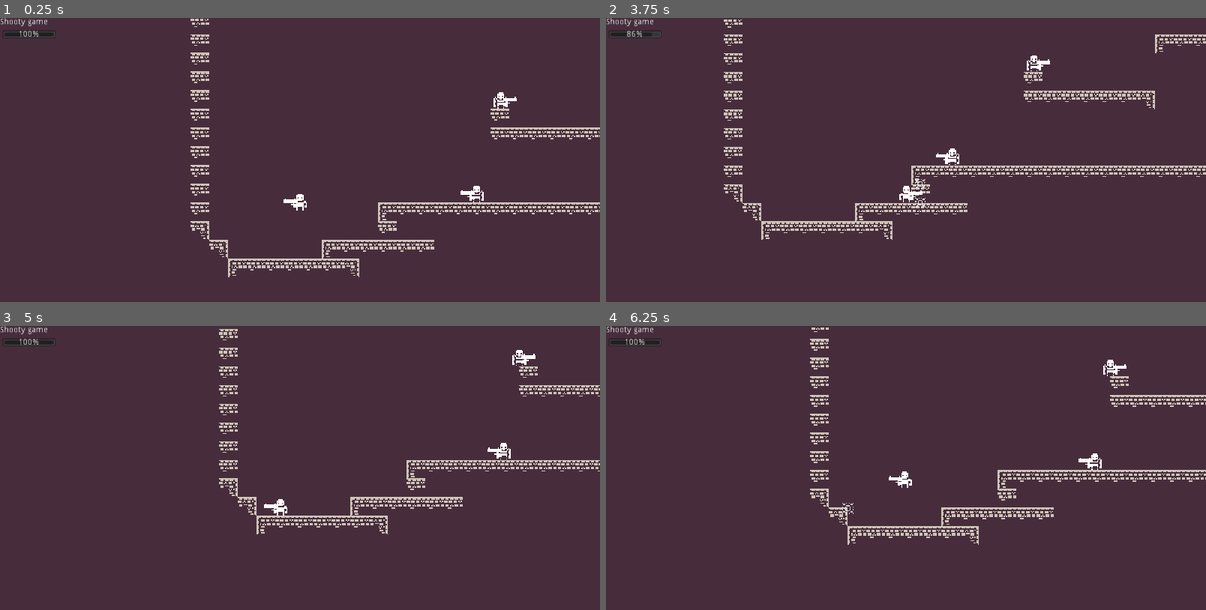
Above: before the commit, frames 1-4 (two rows, left to right).
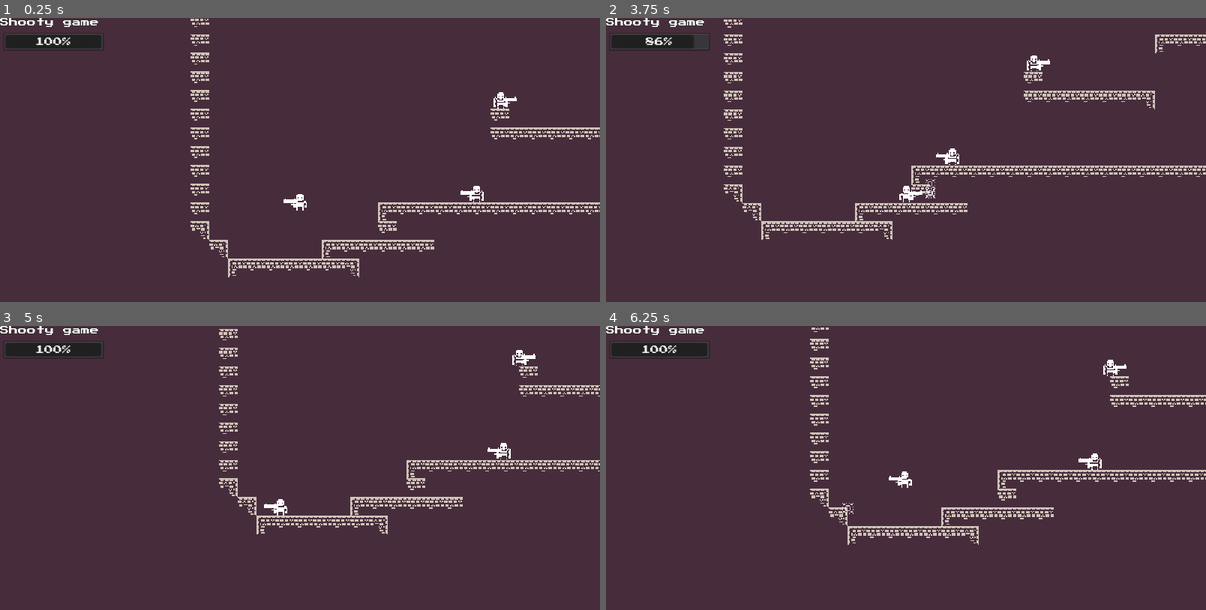
Above: after the commit, the same moments.

Repository: BasicLich/miz-jam-1-entry
Game: Godot game, scene res://Game.tscn
The game is run twice, just before and just after one commit, with the same random seed, the same clock (stepped at 60 frames per second) and the same inputs.
Inputs:
- Up to frame 1 (0.25 s): no input
- Up to frame 2 (3.75 s): tap F every 0.75 s from 0.5 to 3.5 s; hold X (player_shoot) 0.53-1.28 s; hold Right (player_right) 0.53-2.03 s; tap Z (player_jump) at 0.77, 1.52, 3.02 s; tap S (player_aim_down) at 1.35 s; tap X (player_shoot) at 1.55, 2.3, 3.05 s; hold Left (player_left) 2.03-2.78 s; hold W (player_aim_up) 2.03-2.78 s; hold Right (player_right) from 2.78 s (still down); tap } (player_next_weapon) at 2.85 s; hold X (player_shoot) from 3.53 s (still down); tap { (player_prev_weapon) at 3.6 s
- Up to frame 3 (5 s): tap Z (player_jump) at 3.77, 4.52 s; tap F1 (restart_level) at 4.15 s; tap F at 4.25 s; release Right (player_right) at 4.28 s; release X (player_shoot) at 4.28 s; hold Left (player_left) from 4.28 s (still down); tap X (player_shoot) at 4.35 s
- Up to frame 4 (6.25 s): release Left (player_left) at 5.03 s; hold Right (player_right) 5.03-5.78 s; hold X (player_shoot) 5.03-5.78 s; hold Left (player_left) from 5.78 s (still down); tap S (player_aim_down) at 5.85 s; tap Z (player_jump) at 6.02 s; tap X (player_shoot) at 6.05 s

The runs differ from the first frame. In frame 1, 1.1% of the frame differs, in the area x 0-18%, y 0-12%; in frame 2, 1.1%; in frame 3, 1.1%; in frame 4, 1.1%.

Commit message:
Player dies officially.

Diff:
--- a/Actor.gd
+++ b/Actor.gd
@@ -9,6 +9,7 @@
 
 var maxHealth := 100
 var health := 100
+var deadAnimationNeeded = true
 
 var vel := Vector2(0, 0)
 var onFloor := false
@@ -21,13 +22,19 @@
 
 onready var w := $Weapon as Weapon
 
+var rng = RandomNumberGenerator.new()
+
 func _ready():
+	rng.randomize()
 	set_physics_process(true)
 
 func _physics_process(delta):
 	var moveControl := 1.0
 	if onFloor:
 		vel.y = 0
+	if isDead():
+		_runDeadAnimation()
+
 	if movement == Common.LEFT:
 		if vel.x > 0:
 			moveControl = 3.7
@@ -74,5 +81,20 @@
 func prevWeapon():
 	w.switchWeapon(_findWeapon(w.type, -1))
 
+func setInitialHealth(value: int):
+	health = value
+	maxHealth = value
+
 func takeDamage(value: int):
 	health = max(0, health - value)
+
+func isDead() -> bool:
+	return health == 0
+
+func _runDeadAnimation():
+	if deadAnimationNeeded:
+		deadAnimationNeeded = false
+		onFloor = false
+		vel = Vector2(rng.randf_range(-3, 3) * 25, -150)
+		movement = Common.STAY
+		w.hide()
--- a/Game.tscn
+++ b/Game.tscn
@@ -1,15 +1,51 @@
-[gd_scene load_steps=2 format=2]
+[gd_scene load_steps=6 format=2]
 
 [ext_resource path="res://Game.gd" type="Script" id=1]
+[ext_resource path="res://UserInterface.gd" type="Script" id=2]
+[ext_resource path="res://PressStart2PFont.tres" type="DynamicFont" id=3]
+
+[sub_resource type="Animation" id=1]
+resource_name = "GameOver"
+length = 1.5
+tracks/0/type = "value"
+tracks/0/path = NodePath("GameOver:rect_position")
+tracks/0/interp = 2
+tracks/0/loop_wrap = true
+tracks/0/imported = false
+tracks/0/enabled = true
+tracks/0/keys = {
+"times": PoolRealArray( 0, 0.5, 0.8, 1.1 ),
+"transitions": PoolRealArray( 1, 1, 1, 1 ),
+"update": 0,
+"values": [ Vector2( 452.577, 627.43 ), Vector2( 452.577, 282.83 ), Vector2( 452.577, 308.228 ), Vector2( 452.577, 282.83 ) ]
+}
+
+[sub_resource type="Animation" id=2]
+resource_name = "Reset"
+length = 0.1
+tracks/0/type = "value"
+tracks/0/path = NodePath("GameOver:rect_position")
+tracks/0/interp = 1
+tracks/0/loop_wrap = true
+tracks/0/imported = false
+tracks/0/enabled = true
+tracks/0/keys = {
+"times": PoolRealArray( 0 ),
+"transitions": PoolRealArray( 1 ),
+"update": 0,
+"values": [ Vector2( 452.577, 627.43 ) ]
+}
 
 [node name="Game" type="Node"]
 script = ExtResource( 1 )
 
 [node name="UI" type="CanvasLayer" parent="."]
+script = ExtResource( 2 )
 
 [node name="Label" type="Label" parent="UI"]
 margin_right = 40.0
 margin_bottom = 14.0
+custom_fonts/font = ExtResource( 3 )
 text = "Shooty game
 "
 __meta__ = {
@@ -17,10 +53,29 @@
 }
 
 [node name="PlayerHealth" type="ProgressBar" parent="UI"]
-margin_left = 4.0
-margin_top = 21.0
-margin_right = 95.0
-margin_bottom = 35.0
+margin_left = 5.41422
+margin_top = 25.2426
+margin_right = 178.414
+margin_bottom = 56.2426
+custom_fonts/font = ExtResource( 3 )
 __meta__ = {
 "_edit_use_anchors_": false
 }
+
+[node name="GameOver" type="Label" parent="UI"]
+margin_left = 452.577
+margin_top = 627.43
+margin_right = 585.577
+margin_bottom = 675.431
+custom_fonts/font = ExtResource( 3 )
+text = "You died!
+
+Press F1 to try again!"
+align = 1
+__meta__ = {
+"_edit_use_anchors_": false
+}
+
+[node name="AnimationPlayer" type="AnimationPlayer" parent="UI"]
+anims/GameOver = SubResource( 1 )
+anims/Reset = SubResource( 2 )
--- a/GlobalState.gd
+++ b/GlobalState.gd
@@ -1,9 +1,19 @@
 extends Node
+
+onready var ui := $"/root/Game/UI" as UserInterface
 
 var currentLevel := 0
 var levels := {
 	0: preload("res://Level0.tscn")
 }
+var isGameOver := false
+
+func gameOver():
+	if isGameOver:
+		return
+
+	isGameOver = true
+	ui.gameOver()
 
 func reset():
 	var game := get_tree().root.get_node("Game")
@@ -14,3 +24,5 @@
 
 	var level = levels[currentLevel].instance()
 	game.add_child(level)
+	ui.reset()
+	isGameOver = false
--- a/Guy.gd
+++ b/Guy.gd
@@ -12,6 +12,7 @@
 
 func _ready():
 	rnd.randomize()
+	setInitialHealth(80)
 	set_process(true)
 
 func _enter_tree():
@@ -20,6 +21,9 @@
 	initialJumpVel = 50.0
 
 func _process(delta):
+	if isDead():
+		return
+
 	if target == null:
 		movement = Common.STAY
 	else:
--- a/Player.gd
+++ b/Player.gd
@@ -6,9 +6,11 @@
 const TEAM_PROJECTILE := TEAM + "Projectile"
 
 onready var globalState = $"/root/GlobalState"
+onready var ui := $"/root/Game/UI" as UserInterface
 
 func _ready():
 	set_process(true)
+	setInitialHealth(100)
 	_updateHealth()
 
 func _enter_tree():
@@ -17,6 +19,9 @@
 	initialJumpVel = 200.0
 
 func _process(delta):
+	if isDead():
+		return
+
 	if Input.is_action_pressed("player_left"):
 		movement = Common.LEFT
 	elif Input.is_action_pressed("player_right"):
@@ -44,12 +49,11 @@
 		prevWeapon()
 
 func _updateHealth():
-	var pg := $"../../UI/PlayerHealth" as ProgressBar
-	pg.value = health
+	ui.setHealth(health, maxHealth)
 
 func takeDamage(value: int):
 	.takeDamage(value)
 	_updateHealth()
 
 	if health == 0:
-		globalState.reset()
+		globalState.gameOver()
--- /dev/null
+++ b/PressStart2PFont.tres
@@ -0,0 +1,8 @@
+[gd_resource type="DynamicFont" load_steps=2 format=2]
+
+[ext_resource path="res://Art/PressStart2P-Regular.ttf" type="DynamicFontData" id=1]
+
+[resource]
+outline_size = 1
+outline_color = Color( 0.172549, 0.160784, 0.160784, 1 )
+font_data = ExtResource( 1 )
--- /dev/null
+++ b/UserInterface.gd
@@ -0,0 +1,19 @@
+extends CanvasLayer
+
+class_name UserInterface
+
+func _ready():
+	reset()
+
+func reset():
+	$AnimationPlayer.play("Reset")
+
+func gameOver():
+	if $AnimationPlayer.is_playing() and $AnimationPlayer.current_animation == "GameOver":
+		return
+
+	$AnimationPlayer.play("GameOver")
+
+func setHealth(value: int, maxValue: int):
+	$PlayerHealth.max_value = maxValue
+	$PlayerHealth.value = value
--- a/Weapon.gd
+++ b/Weapon.gd
@@ -1,6 +1,8 @@
 extends Node2D
 
 class_name Weapon
+
+const SHOTGUN_SPREAD = 15
 
 enum WeaponType {GUN, SHOTGUN, SUBMACHINE_GUN}
 
@@ -94,7 +96,7 @@
 
 		elif type == WeaponType.SHOTGUN:
 			for i in range(1, 5):
-				var spread := rnd.randf_range(-5, 5)
+				var spread := rnd.randf_range(-SHOTGUN_SPREAD, SHOTGUN_SPREAD)
 				var projectile := projectileClass.instance() as Projectile
 				var pp := $ProjectilePos as Node2D
 				projectile.transform = pp.get_global_transform()
--- a/project.godot
+++ b/project.godot
@@ -34,6 +34,11 @@
 "language": "GDScript",
 "path": "res://Projectile.gd"
 }, {
+"base": "CanvasLayer",
+"class": "UserInterface",
+"language": "GDScript",
+"path": "res://UserInterface.gd"
+}, {
 "base": "Node2D",
 "class": "Weapon",
 "language": "GDScript",
@@ -45,6 +50,7 @@
 "Guy": "",
 "Player": "",
 "Projectile": "",
+"UserInterface": "",
 "Weapon": ""
 }
 
Binary file added: Art/PressStart2P-Regular.ttf
Not shown, added: licenses/OFL.txt
